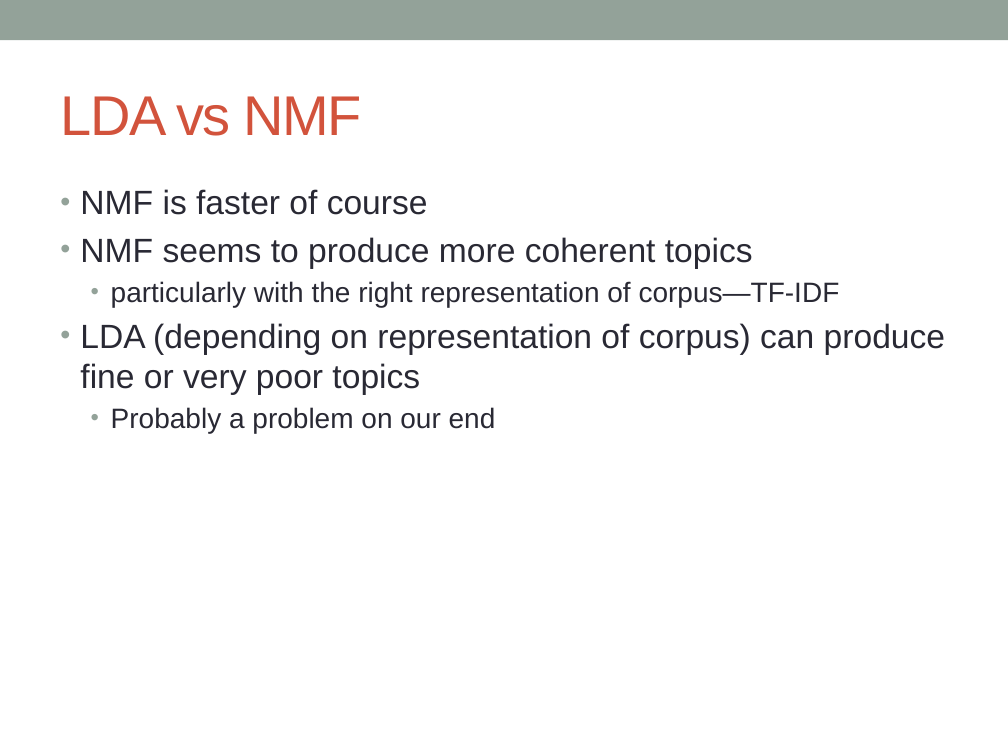
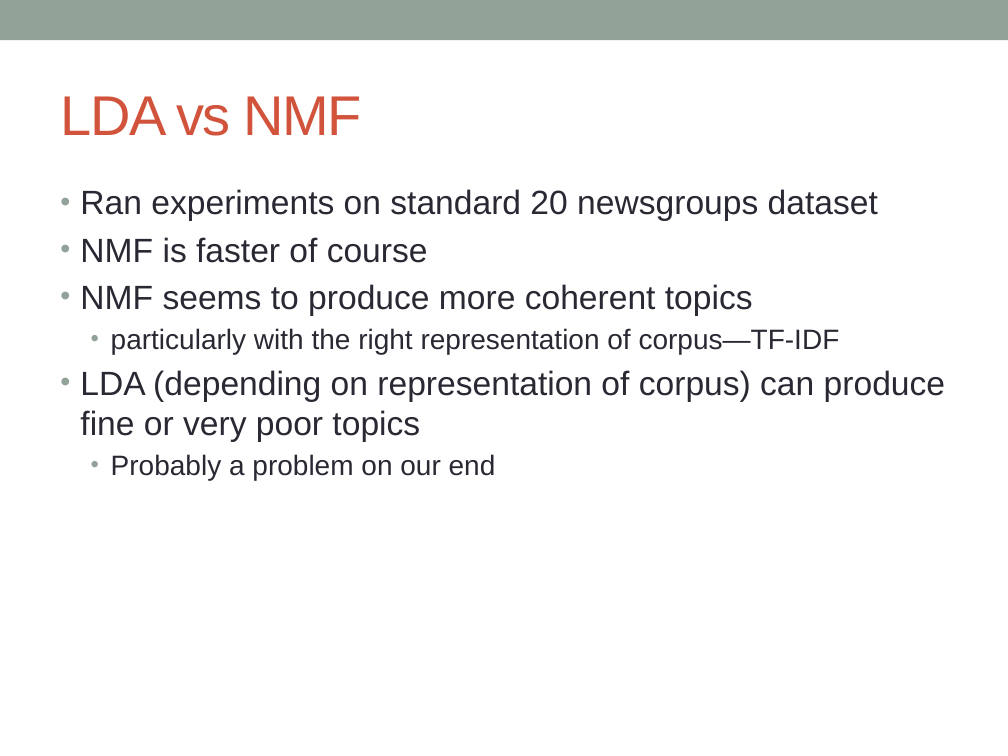
Before and after one commit to markheimann/Bayesian-ML, a slide deck: slide 13 of BMML_Presentation.pptx (slide 12 before the commit). Drawn at 1008x756 pixels with LibreOffice and Linux fonts; fonts in the diff are those of the drawing. Boxes give left, top, right and bottom in pixels: in the first picture for what was removed or moved away, otherwise in the second. Text is boxed around its words. In the diff, an @@ line names an element or a change of style, - is before the commit and + after.

Commit message:
new nmf slide

```diff
--- a/BMML_Presentation.pptx
+++ b/BMML_Presentation.pptx
@@ text at (80,189,878,221): paragraph added @@
+• Ran experiments on standard 20 newsgroups dataset
```
Also in this commit, not shown: 1 slide added.
